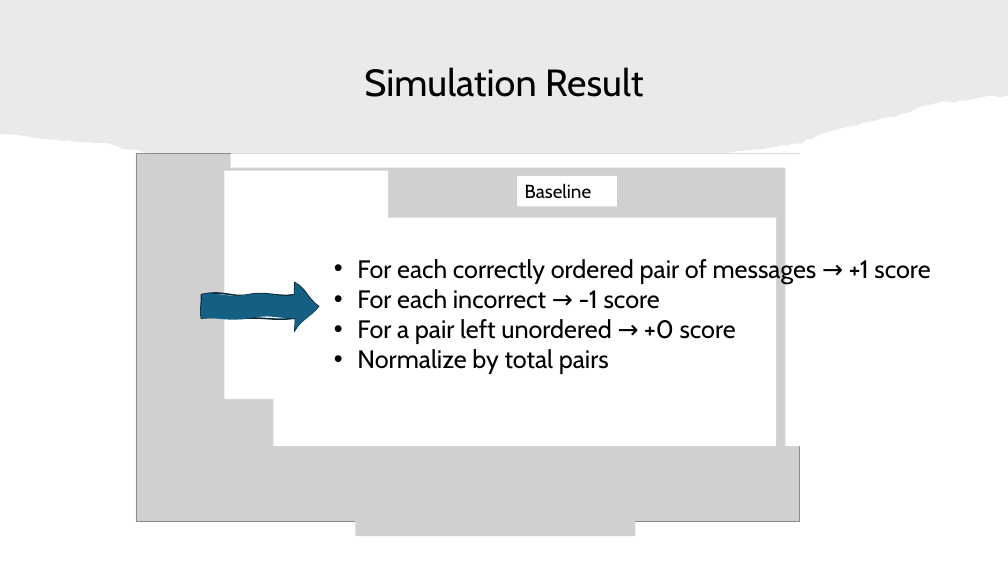
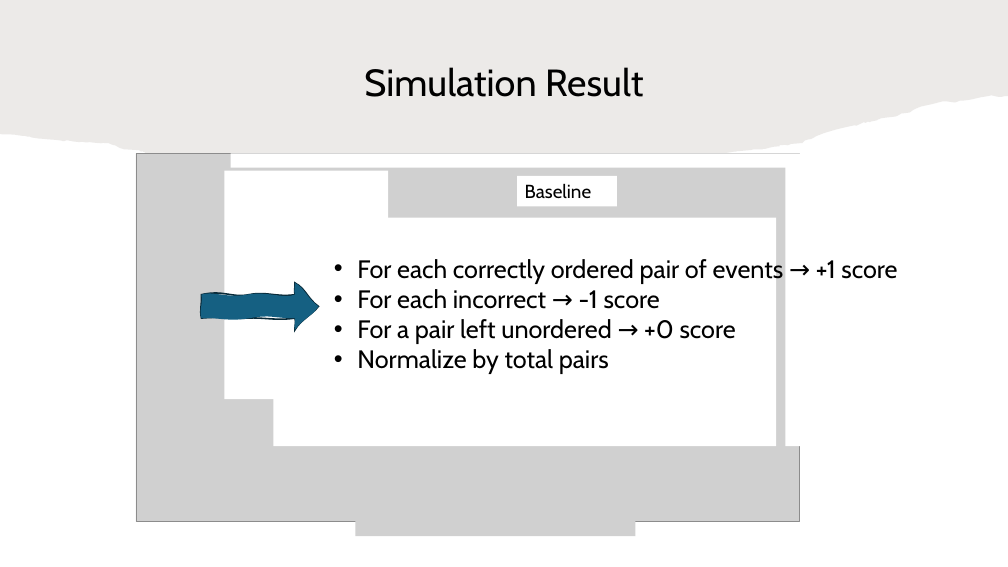
Before and after one commit to HaseebLUMS/Onyx-Presentation, a slide deck: slide 32 of tommy_hotnets_v2.pptx. Drawn at 1008x567 pixels with LibreOffice and Linux fonts; fonts in the diff are those of the drawing; grey boxes stand for pictures. Boxes give left, top, right and bottom in pixels: in the first picture for what was removed or moved away, otherwise in the second. Text is boxed around its words. In the diff, an @@ line names an element or a change of style, - is before the commit and + after.

Commit message:
updated

```diff
--- a/tommy_hotnets_v2.pptx
+++ b/tommy_hotnets_v2.pptx
@@ text at (357, 257, 897, 284): text changed @@
-• For each correctly ordered pair of messages → +1 score
+• For each correctly ordered pair of events → +1 score
```
Also in this commit, not shown: 1 other slide changed.
